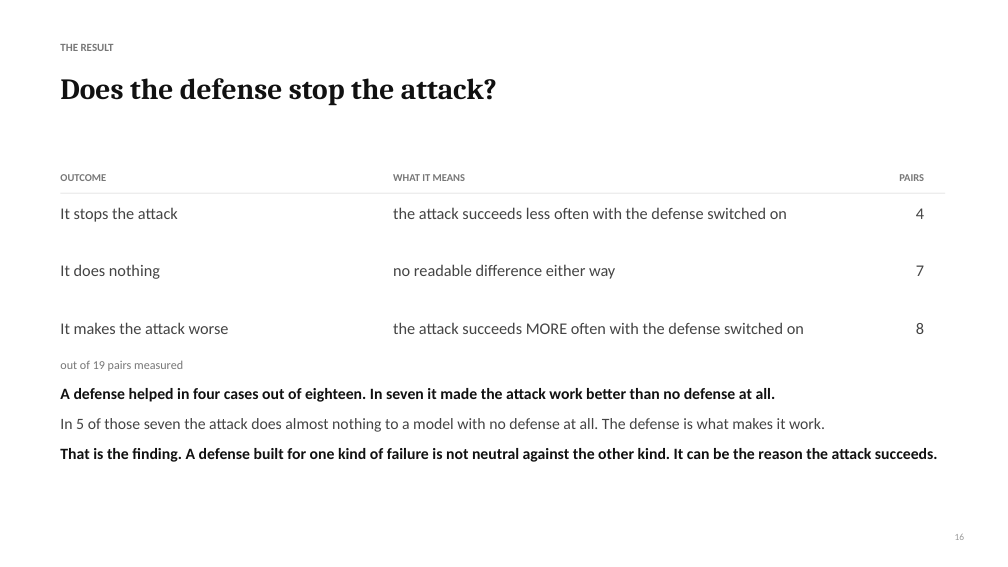
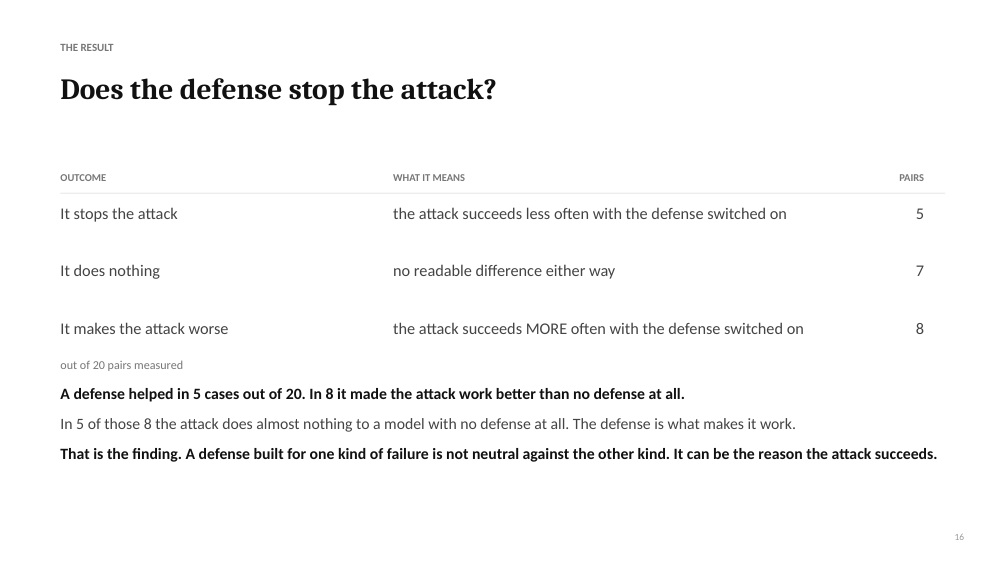
Before and after one commit to Nyamtulla/context_poison, a slide deck: slide 16 of advisor_meeting.pptx. Drawn at 1008x567 pixels with LibreOffice and Linux fonts; fonts in the diff are those of the drawing. Boxes give left, top, right and bottom in pixels: in the first picture for what was removed or moved away, otherwise in the second. Text is boxed around its words. In the diff, an @@ line names an element or a change of style, - is before the commit and + after.

```diff
--- a/advisor_meeting.pptx
+++ b/advisor_meeting.pptx
@@ text at <box>916,208,924,219</box>: text changed @@
-4
+5
@@ text at <box>60,388,796,432</box>: text changed @@
-A defense helped in four cases out of eighteen. In seven it made the attack work better than no defense at all.
-In 5 of those seven the attack does almost nothing to a model with no defense at all. The defense is what makes it work.
+A defense helped in 5 cases out of 20. In 8 it made the attack work better than no defense at all.
+In 5 of those 8 the attack does almost nothing to a model with no defense at all. The defense is what makes it work.
@@ text at <box>60,360,183,371</box>: text changed @@
-out of 19 pairs measured
+out of 20 pairs measured
```
Also in this commit, not shown: 2 other slides changed, 2 slides added, 2 other files.
